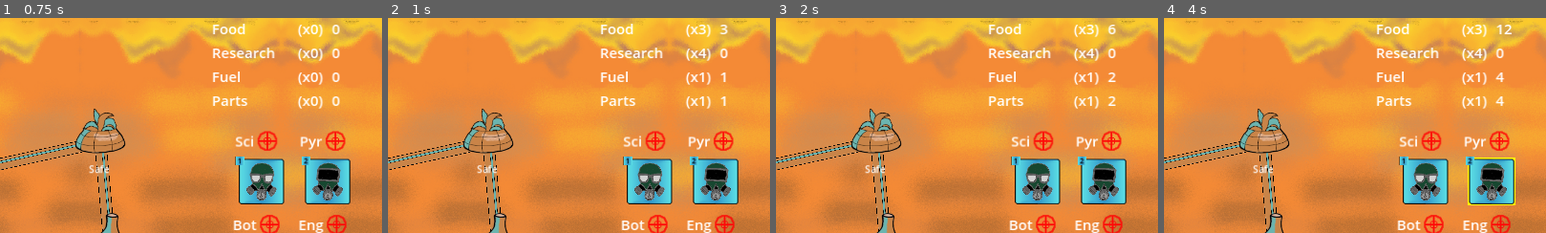
Above: before the commit, frames 1-4 (left to right).
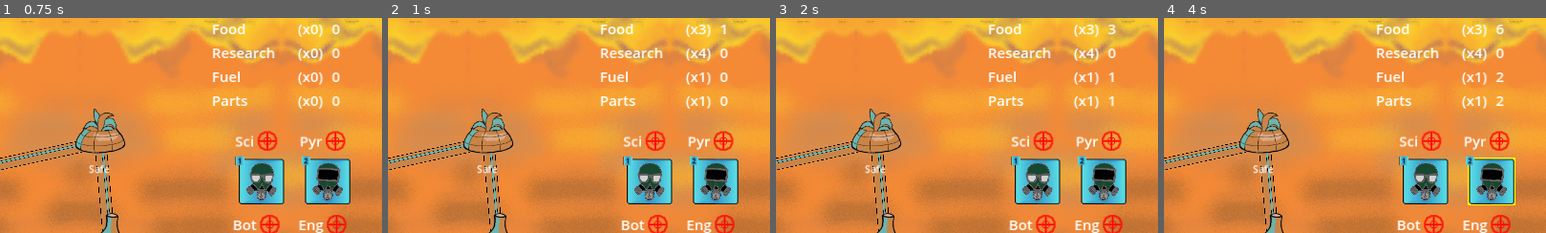
Above: after the commit, the same moments.

Repository: Aveli-games/contra-tentacula
Game: Godot game, scene res://main.tscn
The game is run twice, just before and just after one commit, with the same random seed, the same clock (stepped at 60 frames per second) and the same inputs.
Inputs (mouse positions are % of the whole screen's width and height, from its top left):
- Up to frame 1 (0.75 s): move the mouse to (10, 27) at 0.52 s; hold E (Fight) from 0.53 s (still down); click (10, 27) at 0.67 s
- Up to frame 2 (1 s): keep holding E (Fight)
- Up to frame 3 (2 s): move the mouse to (27, 40) at 1.27 s; release E (Fight) at 1.28 s; tap Q (Move) at 1.35 s; click (27, 40) at 1.42 s
- Up to frame 4 (4 s): move the mouse to (29, 22) at 2.02 s; hold W (Special) 2.03-2.78 s; click (29, 22) at 2.17 s; move the mouse to (14, 47) at 2.77 s; tap 1 (Squad1) at 2.85 s; click (14, 47) at 2.92 s; tap Enter at 3.5 s; move the mouse to (33, 60) at 3.52 s; hold 2 (Squad2) from 3.53 s (still down); click (33, 60) at 3.67 s
The pictures show only the part of the screen within x 50-100%, y 0-50%; the shares and areas given below are measured in that part.

Frame 1 is identical in both runs. In frame 2, 0.2% of the frame differs, in the area x 86-89%, y 3-41%; in frame 3, 0.2%; in frame 4, 0.3%, in the area x 86-91%, y 3-41%.

Commit message:
less than 1 resource/sec

Diff:
--- a/autoloads/Globals.gd
+++ b/autoloads/Globals.gd
@@ -24,6 +24,8 @@
 	Globals.ResourceType.RESEARCH: 4,
 }
 
+# resource management
+const RESOURCES_PER_SECOND = 0.5
 # squad
 var BASE_MOVE_SPEED = 50
 var BASE_INFESTATION_FIGHT_RATE = -BASE_DOME_INFESTATION_RATE
@@ -35,7 +37,7 @@
 	ResourceType.RESEARCH: 0
 }
 
-func add_resource(type: ResourceType, change: int):
+func add_resource(type: ResourceType, change: float):
 	resources[type] += change
 	resource_updated.emit(type)
 	if type == ResourceType.RESEARCH && resources[type] >= RESEARCH_WIN_THRESHOLD:
--- a/dome.gd
+++ b/dome.gd
@@ -133,7 +133,7 @@
 
 func generate_resource():
 	if resource_type && resource_type != Globals.ResourceType.NONE:
-		Globals.add_resource(resource_type, 1)
+		Globals.add_resource(resource_type, Globals.RESOURCES_PER_SECOND)
 
 func toggle_research(is_enable: bool):
 	if resource_type == Globals.ResourceType.RESEARCH:
--- a/resource_info_display.gd
+++ b/resource_info_display.gd
@@ -13,4 +13,4 @@
 
 func _on_resource_updated(type: Globals.ResourceType):
 	if resource_type && resource_type == type:
-		$ResourceAmount.text = str(Globals.resources[type])
+		$ResourceAmount.text = str(floor(Globals.resources[type]))
